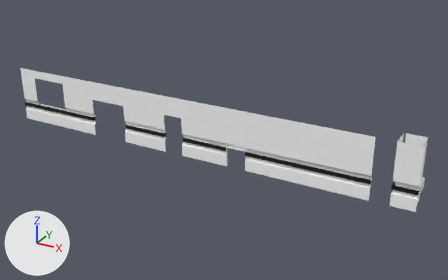
Renders of the Blender file vongott/Assets/Mesh/Walls/wall_handrail_1.blend from each side of a commit.
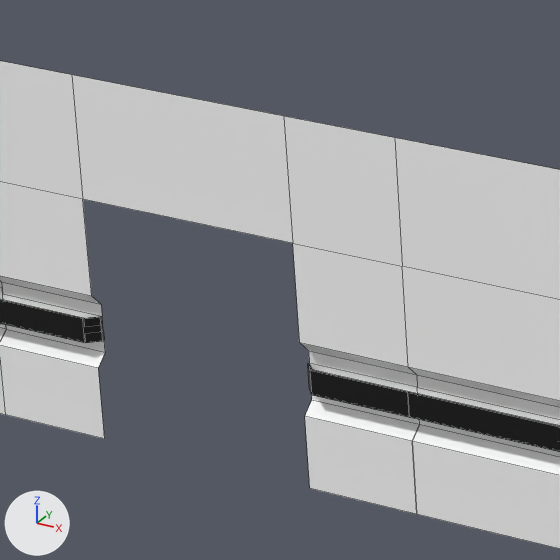
There are two pictures of each version: one whole from a camera (50 mm lens) standing at (9.87, -23.73, 13.18) and looking at (-3.66, 0.87, 0.88), one close up on the part from 18% to 36% of the width and 25% to 54% of the height. Arrows for +X, +Y and +Z are at lower left; the lights stay in place. The close-ups show mesh edges as thin lines.

The first close-up shows 'wall_handrail_1_door_double', 'wall_handrail_1_door_single'.
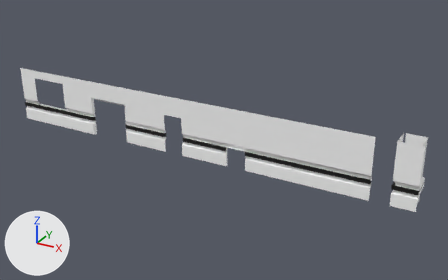
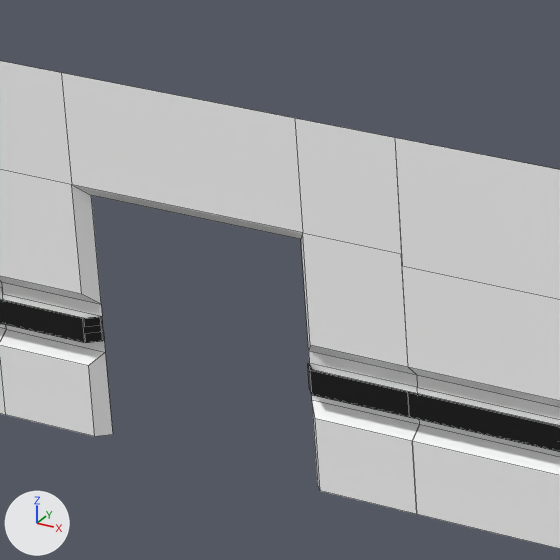
Changed parts and their boxes [x1, y1, x2, y2] in the close-ups (560 x 560 px):
part 1 of me_plane_002, built on
    both: [0, 72, 405, 492]

What the commit changed:
me_plane_002 is used by ob_wall_handrail_1_door_double; location (-8.0, 0.0, 0.0); rotation (1.571, 0.0, 0.0), in degrees (90, 0, 0).
me_plane_002 had 72 vertices, 45 faces and spanned x -4.0..0.0, y 0.0..3.0, z 0.0..0.12.
me_plane_002 now has 76 vertices, 50 faces and spans x -4.0..0.0, y 0.0..3.0, z 0.0..0.12.
Part 1, on me_plane_002:
4 vertices are removed from x -3.0..-1.0, y 0.0..2.0, z 0.1.
7 faces are deleted.
3 vertices in x -1.0, y 0.6..3.0, z 0.1 move by (0.1, 0.0, 0.0).
3 vertices in x -3.0, y 0.6..3.0, z 0.1 move by (-0.1, 0.0, 0.0).
2 vertices move from x -4.0..0.0, y 2.0, z 0.1 to x -4.0..0.0, y 2.1, z 0.1.
8 vertices are added at x -3.1..-0.9, y 0.0..2.1, z 0.0..0.1.
12 new faces join them.
